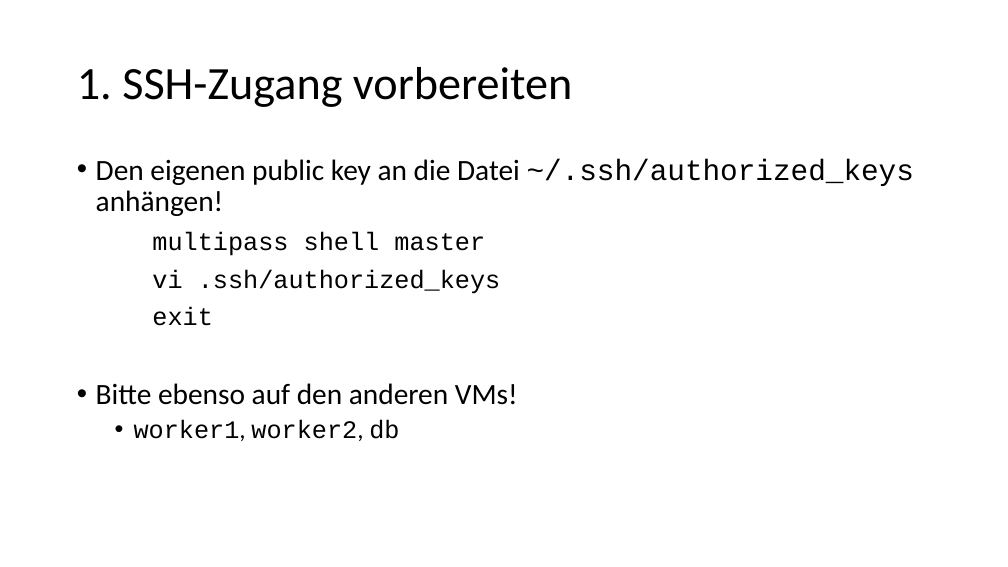
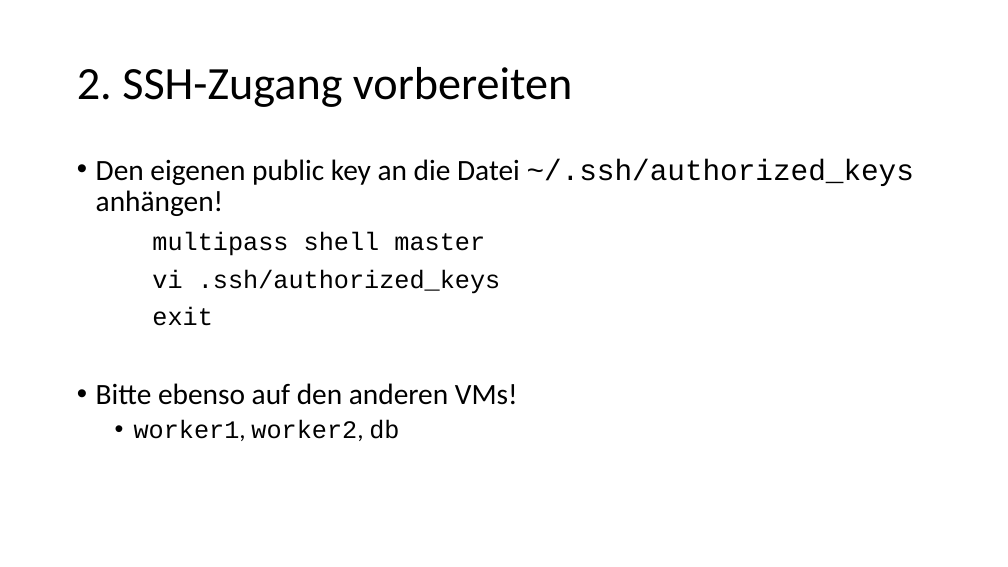
Before and after one commit to igeldo/PR4-SoSe23, a slide deck: slide 5 of sample/kubernetes/Bring your own device - Teil 2.pptx (slide 4 before the commit). Drawn at 1008x567 pixels with LibreOffice and Linux fonts; fonts in the diff are those of the drawing. Boxes give left, top, right and bottom in pixels: in the first picture for what was removed or moved away, otherwise in the second. Text is boxed around its words. In the diff, an @@ line names an element or a change of style, - is before the commit and + after.

```diff
--- a/sample/kubernetes/Bring your own device - Teil 2.pptx
+++ b/sample/kubernetes/Bring your own device - Teil 2.pptx
@@ title at [77,67,572,107]: text changed @@
-1. SSH-Zugang vorbereiten
+2. SSH-Zugang vorbereiten
```
Also in this commit, not shown: 9 other slides changed, 1 slide added, 3 slides removed.
